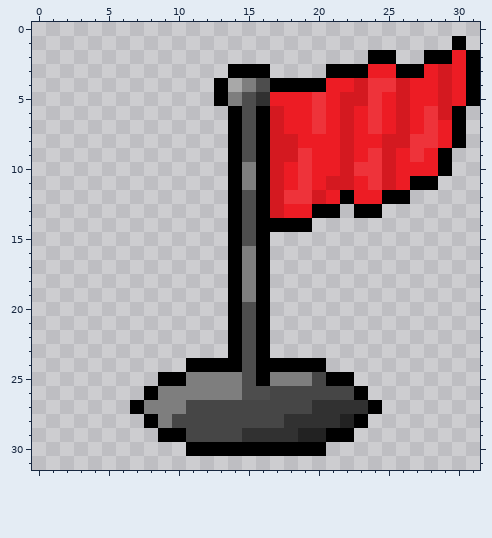
One commit to this pixel-art sprite: img/flag.png. This is how it looked before the edit.
The file is 32x32 pixels. Colours within 5 levels of each other are drawn and written as one.
Now the later version:
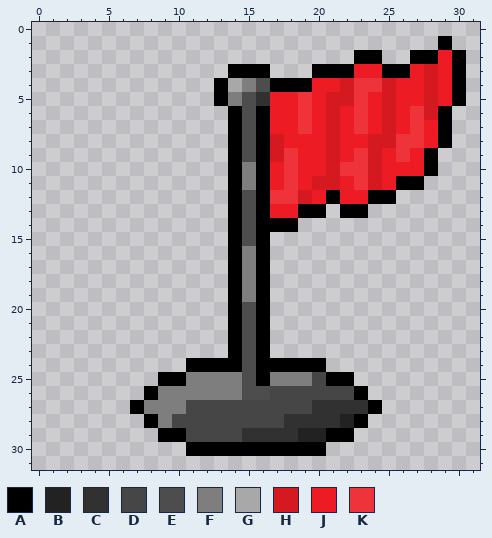
Palette (. is transparent): A #000000  B #222222  C #313131  D #464646  E #4d4d4d  F #7e7e7e  G #a8a8a8  H #d41920  J #ed1c24  K #ee333a
Diff:
y 1: x 29..30 .A -> A.
y 2: x 23 . -> A; x 25 A -> .; x 27 . -> A; x 29..31 AJA -> JA.
y 3: x 20 . -> A; x 23 A -> J; x 25 J -> A; x 27..31 AJHJA -> JHJA.
y 4: x 20 A -> J; x 22..23 JH -> HK; x 25..26 KH -> HJ; x 28..31 JHJA -> HJA.
y 5: x 19..21 JKJ -> KJH; x 23..26 HKJH -> KJHJ; x 28..31 JHJA -> HJA.
y 6: x 17 H -> J; x 19..30 JKJHJKJHJKHA -> KJHJKJHJKHA.
y 7: x 17 H -> J; x 19..30 JKJHJKJHJKJA -> KJHJKJHJKJA.
y 8: x 18 H -> J; x 21..22 JH -> HJ; x 24 J -> H; x 26 H -> K; x 28..30 KJA -> JA.
y 9: x 18..19 HK -> KJ; x 21..29 JHJKHJKJA -> HJKHJKJA.
y 10: x 17..19 HJK -> JKJ; x 21..22 JH -> HK; x 24..25 KH -> HJ; x 28..29 JA -> A.
y 11: x 17..20 HJKJ -> JKJH; x 22..26 HJKHJ -> JKHJA; x 28 A -> .
y 12: x 17 H -> K; x 19..22 KHJA -> HJAJ; x 24 J -> A; x 26 A -> .
y 13: x 17 H -> J; x 19 J -> A; x 21..22 A. -> .A; x 24 A -> .
y 14: x 19 A -> .
Boxes around the changes in both pictures, in picture pixels (x1, y1, x2, y2):
changed: (270, 36, 480, 232)
